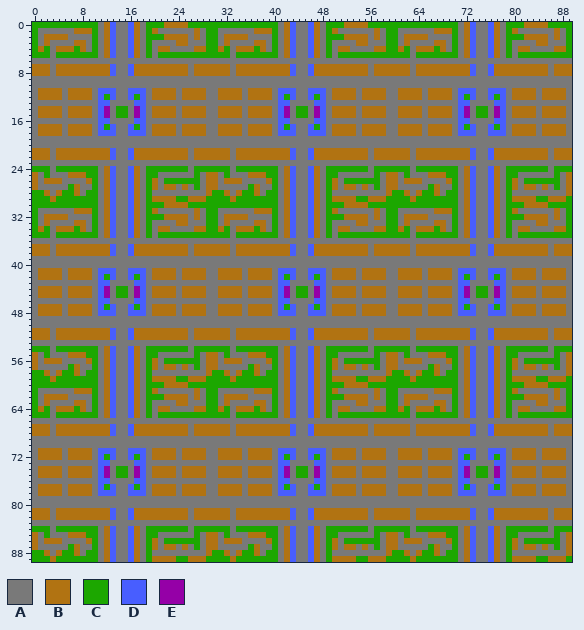
Sprite sheet, stored at map9090.png. The first picture shows the starting point.
The file is 90x90 pixels. Colours within 5 levels of each other are drawn and written as one.
Palette (. is transparent): A #797979  B #b17312  C #1ca700  D #485eff  E #9500a7
After the commit:
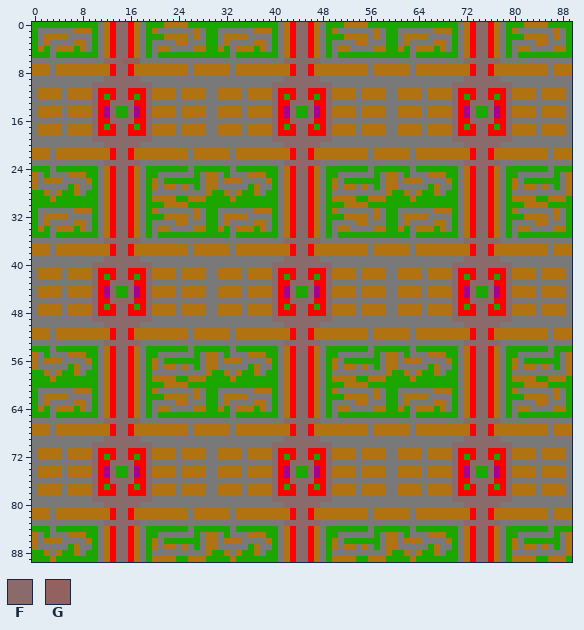
Colours new in this view: F #8a6a6a  G #946161
Edits made:
colour D: #485eff -> #ff0000
colour E: #9500a7 -> #a6008c
Changed rows in their new state; - is a pixel that keeps its letter.
first column x 10:
 0 ----FF----------------------------FF----------------------------FF----
 1 ----FF----------------------------FF----------------------------FF----
 2 ----FF----------------------------FF----------------------------FF----
 3 ----FF----------------------------FF----------------------------FF----
 4 ----FF----------------------------FF----------------------------FF----
 5 ----FF----------------------------FF----------------------------FF----
 6 --FFFGGG------------------------FFFFFF------------------------FFFFFF--
 7 ----FF----------------------------FF----------------------------FF----
 8 ----FF----------------------------FF----------------------------FF----
 9 --FFFFFF------------------------FFFFFF------------------------FFFFFF--
10 FFFFFFFFFF--------------------FFFFFFFFFF--------------------FFFFFFFFFF
11 F---FF---F--------------------F---FF---F--------------------F---FF---F
12 F---FF---F--------------------F---FF---F--------------------F---FF---F
13 F--FFFF--F--------------------F--FFFF--F--------------------F--FFFF--F
14 F--F--F--F--------------------F--F--F--F--------------------F--F--F--F
15 F--F--F--F--------------------F--F--F--F--------------------F--F--F--F
16 F--FFFF--F--------------------F--FFFF--F--------------------F--FFFF--F
17 F---FF---F--------------------F---FF---F--------------------F---FF---F
18 F---FF---F--------------------F---FF---F--------------------F---FF---F
19 FFFFFFFFFF--------------------FFFFFFFFFF--------------------FFFFFFFFFF
20 --FFFFFF------------------------FFFFFF------------------------FFFFFF--
21 ----FF----------------------------FF----------------------------FF----
22 ----FF----------------------------FF----------------------------FF----
23 --FFFFFF------------------------FFFFFF------------------------FFFFFF--
24 ----FF----------------------------FF----------------------------FF----
25 ----FF----------------------------FF----------------------------FF----
26 ----FF----------------------------FF----------------------------FF----
27 ----FF----------------------------FF----------------------------FF----
28 ----FF----------------------------FF----------------------------FF----
29 ----FF----------------------------FF----------------------------FF----
30 ----FF----------------------------FF----------------------------FF----
31 ----FF----------------------------FF----------------------------FF----
32 ----FF----------------------------FF----------------------------FF----
33 ----FF----------------------------FF----------------------------FF----
34 ----FF----------------------------FF----------------------------FF----
35 ----FF----------------------------FF----------------------------FF----
36 --FFFFFF------------------------FFFFFF------------------------FFFFFF--
37 ----FF----------------------------FF----------------------------FF----
38 ----FF----------------------------FF----------------------------FF----
39 --FFFFFF------------------------FFFFFF------------------------FFFFFF--
40 FFFFFFFFFF--------------------FFFFFFFFFF--------------------FFFFFFFFFF
41 F---FF---F--------------------F---FF---F--------------------F---FF---F
42 F---FF---F--------------------F---FF---F--------------------F---FF---F
43 F--FFFF--F--------------------F--FFFF--F--------------------F--FFFF--F
44 F--F--F--F--------------------F--F--F--F--------------------F--F--F--F
45 F--F--F--F--------------------F--F--F--F--------------------F--F--F--F
46 F--FFFF--F--------------------F--FFFF--F--------------------F--FFFF--F
47 F---FF---F--------------------F---FF---F--------------------F---FF---F
48 F---FF---F--------------------F---FF---F--------------------F---FF---F
49 FFFFFFFFFF--------------------FFFFFFFFFF--------------------FFFFFFFFFF
50 --FFFFFF------------------------FFFFFF------------------------FFFFFF--
51 ----FF----------------------------FF----------------------------FF----
52 ----FF----------------------------FF----------------------------FF----
53 --FFFFFF------------------------FFFFFF------------------------FFFFFF--
54 ----FF----------------------------FF----------------------------FF----
55 ----FF----------------------------FF----------------------------FF----
56 ----FF----------------------------FF----------------------------FF----
57 ----FF----------------------------FF----------------------------FF----
58 ----FF----------------------------FF----------------------------FF----
59 ----FF----------------------------FF----------------------------FF----
60 ----FF----------------------------FF----------------------------FF----
61 ----FF----------------------------FF----------------------------FF----
62 ----FF----------------------------FF----------------------------FF----
63 ----FF----------------------------FF----------------------------FF----
64 ----FF----------------------------FF----------------------------FF----
65 ----FF----------------------------FF----------------------------FF----
66 --FFFFFF------------------------FFFFFF------------------------FFFFFF--
67 ----FF----------------------------FF----------------------------FF----
68 ----FF----------------------------FF----------------------------FF----
69 --FFFFFF------------------------FFFFFF------------------------FFFFFF--
70 FFFFFFFFFF--------------------FFFFFFFFFF--------------------FFFFFFFFFF
71 F---FF---F--------------------F---FF---F--------------------F---FF---F
72 F---FF---F--------------------F---FF---F--------------------F---FF---F
73 F--FFFF--F--------------------F--FFFF--F--------------------F--FFFF--F
74 F--F--F--F--------------------F--F--F--F--------------------F--F--F--F
75 F--F--F--F--------------------F--F--F--F--------------------F--F--F--F
76 F--FFFF--F--------------------F--FFFF--F--------------------F--FFFF--F
77 F---FF---F--------------------F---FF---F--------------------F---FF---F
78 F---FF---F--------------------F---FF---F--------------------F---FF---F
79 FFFFFFFFFF--------------------FFFFFFFFFF--------------------FFFFFFFFFF
80 --FFFFFF------------------------FFFFFF------------------------FFFFFF--
81 ----FF----------------------------FF----------------------------FF----
82 ----FF----------------------------FF----------------------------FF----
83 --FFFFFF------------------------FFFFFF------------------------FFFFFF--
84 ----FF----------------------------FF----------------------------FF----
85 ----FF----------------------------FF----------------------------FF----
86 ----FF----------------------------FF----------------------------FF----
87 ----FF----------------------------FF----------------------------FF----
88 ----FF----------------------------FF----------------------------FF----
89 ----FF----------------------------FF----------------------------FF----
